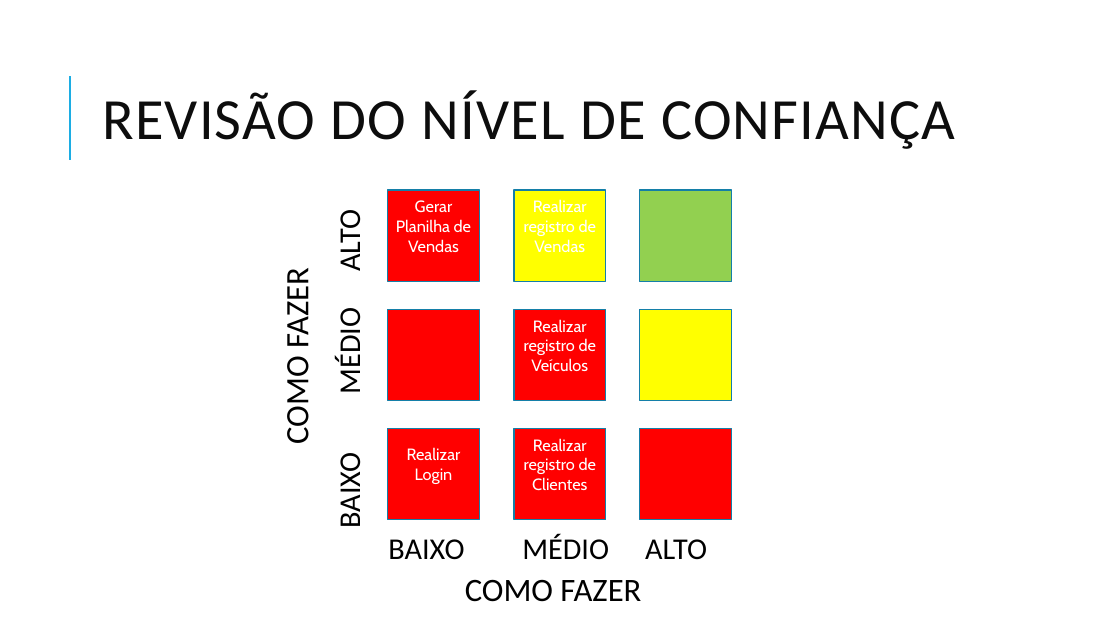
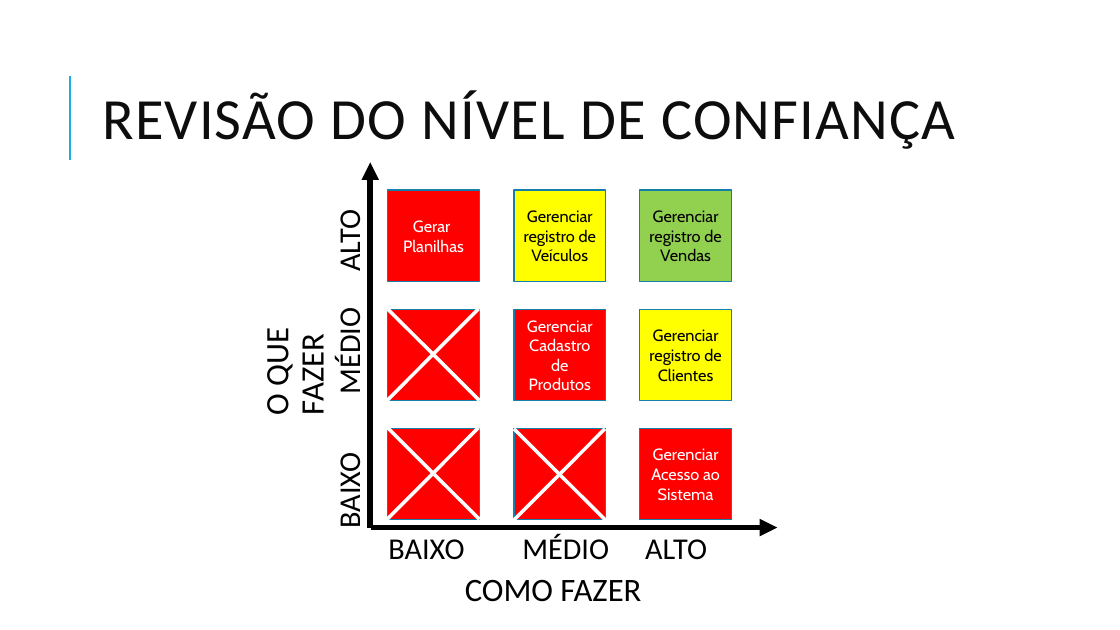
Before and after one commit to allancac/TCC_Desenvolvimento_Web_Full_Stack_2021, a slide deck: slide 16 of PBB – Product Baklog Building.pptx (slide 10 before the commit). Drawn at 1120x630 pixels with LibreOffice and Linux fonts; fonts in the diff are those of the drawing. Boxes give left, top, right and bottom in pixels: in the first picture for what was removed or moved away, otherwise in the second. Text is boxed around its words. In the diff, an @@ line names an element or a change of style, - is before the commit and + after.

```diff
--- a/PBB – Product Baklog Building.pptx
+++ b/PBB – Product Baklog Building.pptx
@@ arrow added from (371, 528) to (371, 162), #000000 5 pt @@
@@ text in rectangle at <box>403,220,464,252</box>: text changed @@
-Gerar Planilha de Vendas
+Gerar Planilhas
@@ text in rectangle at <box>524,210,596,261</box>: text changed; text colour #FFFFFF to #000000 @@
-Realizar registro de Vendas
+Gerenciar registro de Veículos
@@ text in rectangle at <box>649,210,721,261</box>: text added @@
+Gerenciar registro de Vendas
@@ line added from (387, 309) to (480, 401), #FFFFFF 3 pt @@
@@ line added from (479, 309) to (387, 401), #FFFFFF 3 pt @@
@@ text in rectangle at <box>527,320,593,390</box>: text changed @@
-Realizar registro de Veículos
+Gerenciar Cadastro de Produtos
@@ text in rectangle at <box>649,329,721,382</box>: text added @@
+Gerenciar registro de Clientes
@@ text at <box>257,332,333,414</box>: text changed @@
-COMO FAZER
+O QUE FAZER
@@ line added from (387, 428) to (480, 519), #FFFFFF 3 pt @@
@@ line added from (479, 428) to (387, 520), #FFFFFF 3 pt @@
@@ text in rectangle at <box>407,447,461,484</box>: text removed @@
-Realizar Login
@@ line added from (605, 429) to (513, 521), #FFFFFF 3 pt @@
@@ line added from (514, 429) to (606, 521), #FFFFFF 3 pt @@
@@ text in rectangle at <box>524,438,596,491</box>: text removed @@
-Realizar registro de Clientes
@@ text in rectangle at <box>651,448,720,501</box>: text added @@
+Gerenciar Acesso ao Sistema
@@ arrow added from (371, 528) to (777, 528), #000000 5 pt @@
```
Also in this commit, not shown: 7 other slides changed, 12 slides added, 5 slides removed, 5 other files.
